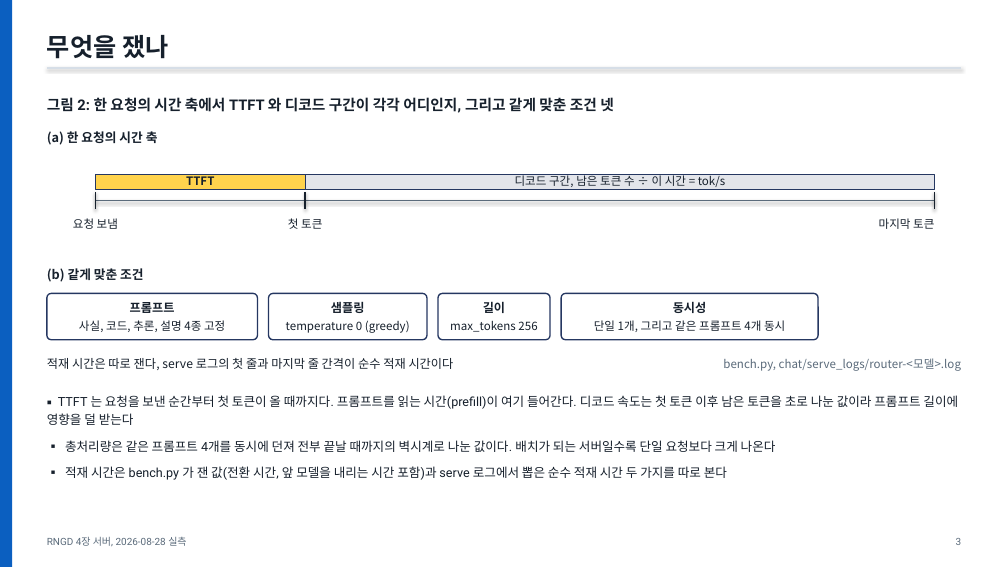
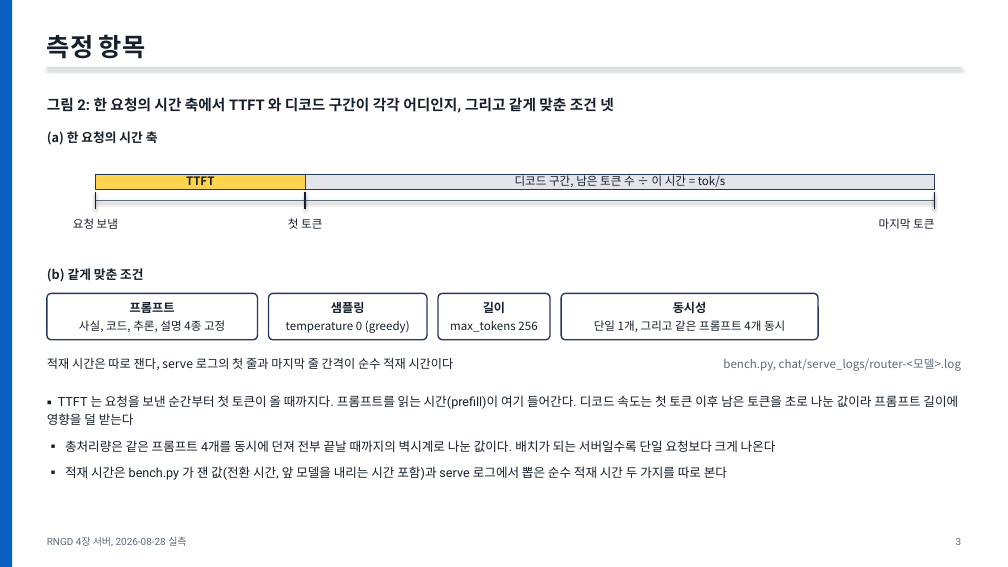
Before and after one commit to hyunjun1234/RNGD-proj, a slide deck: slide 4 of Model_Benchmark/rngd-npu/bench_prebuilt_vs_custom/prebuilt-vs-custom.pptx. Drawn at 1008x567 pixels with LibreOffice and Linux fonts; fonts in the diff are those of the drawing. Boxes give left, top, right and bottom in pixels: in the first picture for what was removed or moved away, otherwise in the second. Text is boxed around its words. In the diff, an @@ line names an element or a change of style, - is before the commit and + after.

```diff
--- a/Model_Benchmark/rngd-npu/bench_prebuilt_vs_custom/prebuilt-vs-custom.pptx
+++ b/Model_Benchmark/rngd-npu/bench_prebuilt_vs_custom/prebuilt-vs-custom.pptx
@@ text at bbox=[47, 34, 145, 59]: text changed @@
-무엇을 쟀나
+측정 항목
```
Also in this commit, not shown: 2 other slides changed, 28 other files.
